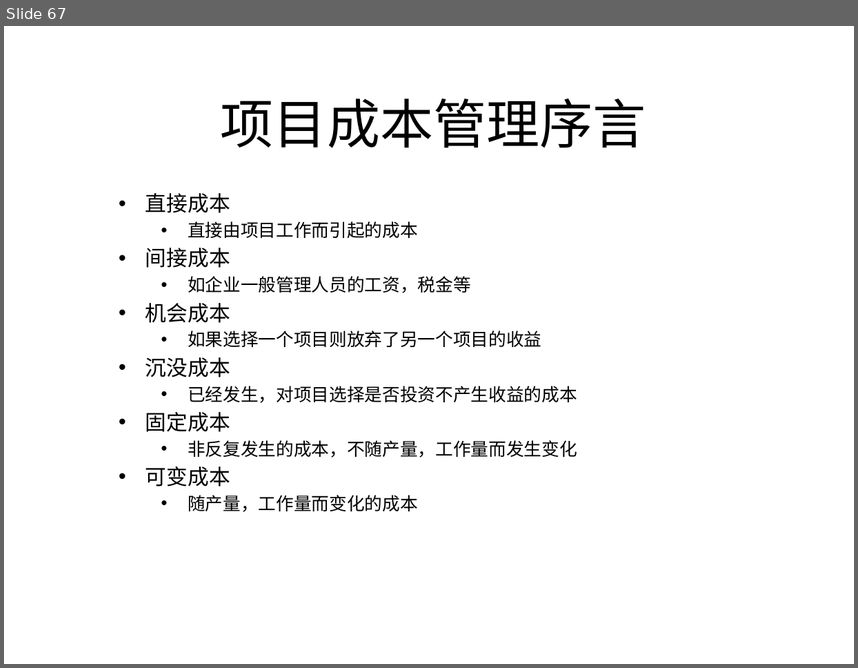
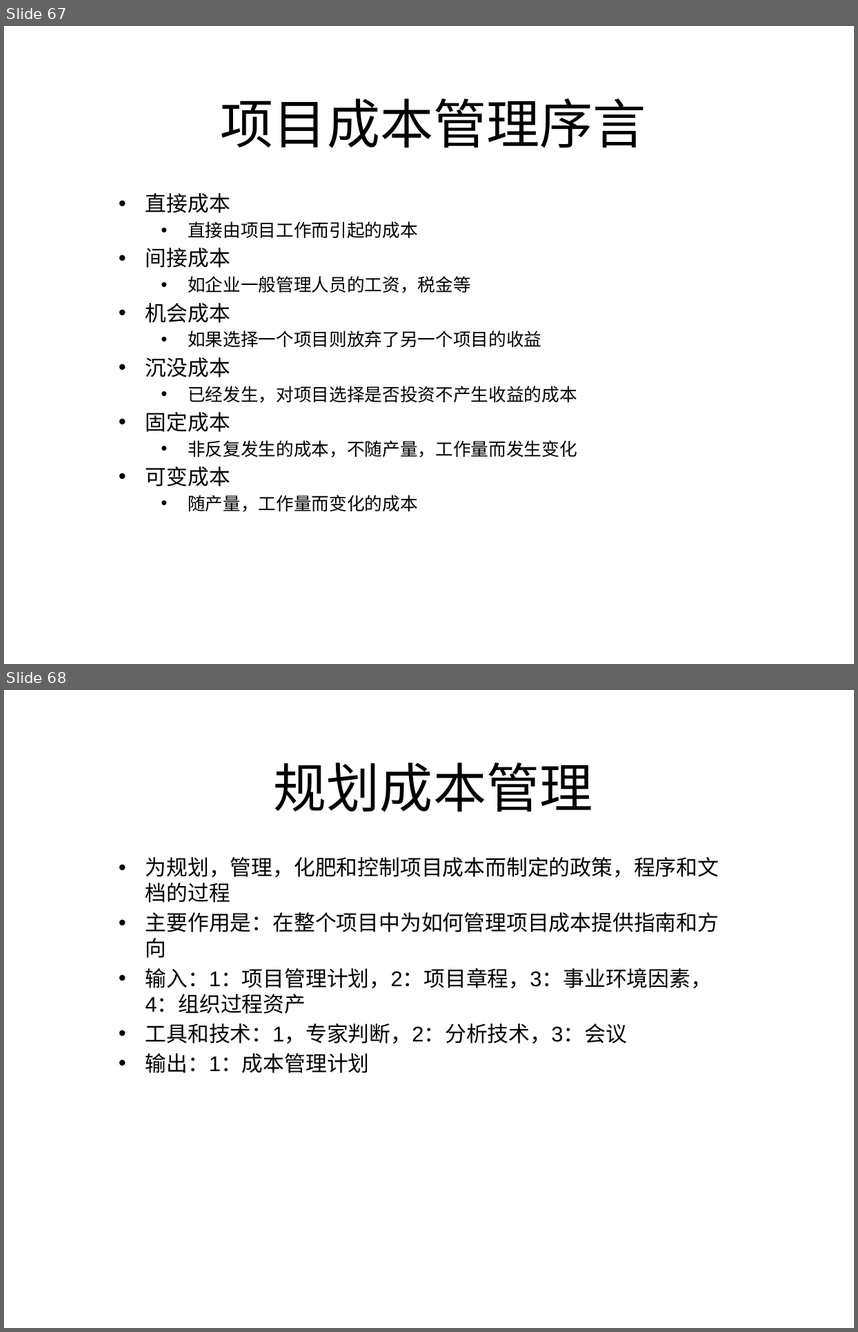
Before and after one commit to lipeiyu26/myStudy, a slide deck: springboot/SpringBoot-redis/src/main/resources/ppt/项目管理.pptx. Shown one above the other, each under a label of ours: slide 67 before the commit, slides 67 and 68 after it. The pictures are 858x668 and 858x1332 pixels, drawn with LibreOffice and Linux fonts; fonts in the diff are those of the drawing. Boxes give left, top, right and bottom in pixels: in the first picture for what was removed or moved away, otherwise in the second. Text is boxed around its words. In the diff, an @@ line names an element or a change of style, - is before the commit and + after.

```diff
--- a/springboot/SpringBoot-redis/src/main/resources/ppt/项目管理.pptx
+++ b/springboot/SpringBoot-redis/src/main/resources/ppt/项目管理.pptx
@@ slide 68 added at [4,690,854,1328], background #FFFFFF @@
@@ title added at [274,762,593,812], 45 pt, text #000000 @@
+规划成本管理
@@ subtitle added at [145,857,720,1073], 18 pt, text #000000 @@
+• 为规划，管理，化肥和控制项目成本而制定的政策，程序和文档的过程
+• 主要作用是：在整个项目中为如何管理项目成本提供指南和方向
+• 输入：1：项目管理计划，2：项目章程，3：事业环境因素，4：组织过程资产
+• 工具和技术：1，专家判断，2：分析技术，3：会议
+• 输出：1：成本管理计划
```
Also in this commit, not shown: 33 other slides added.
